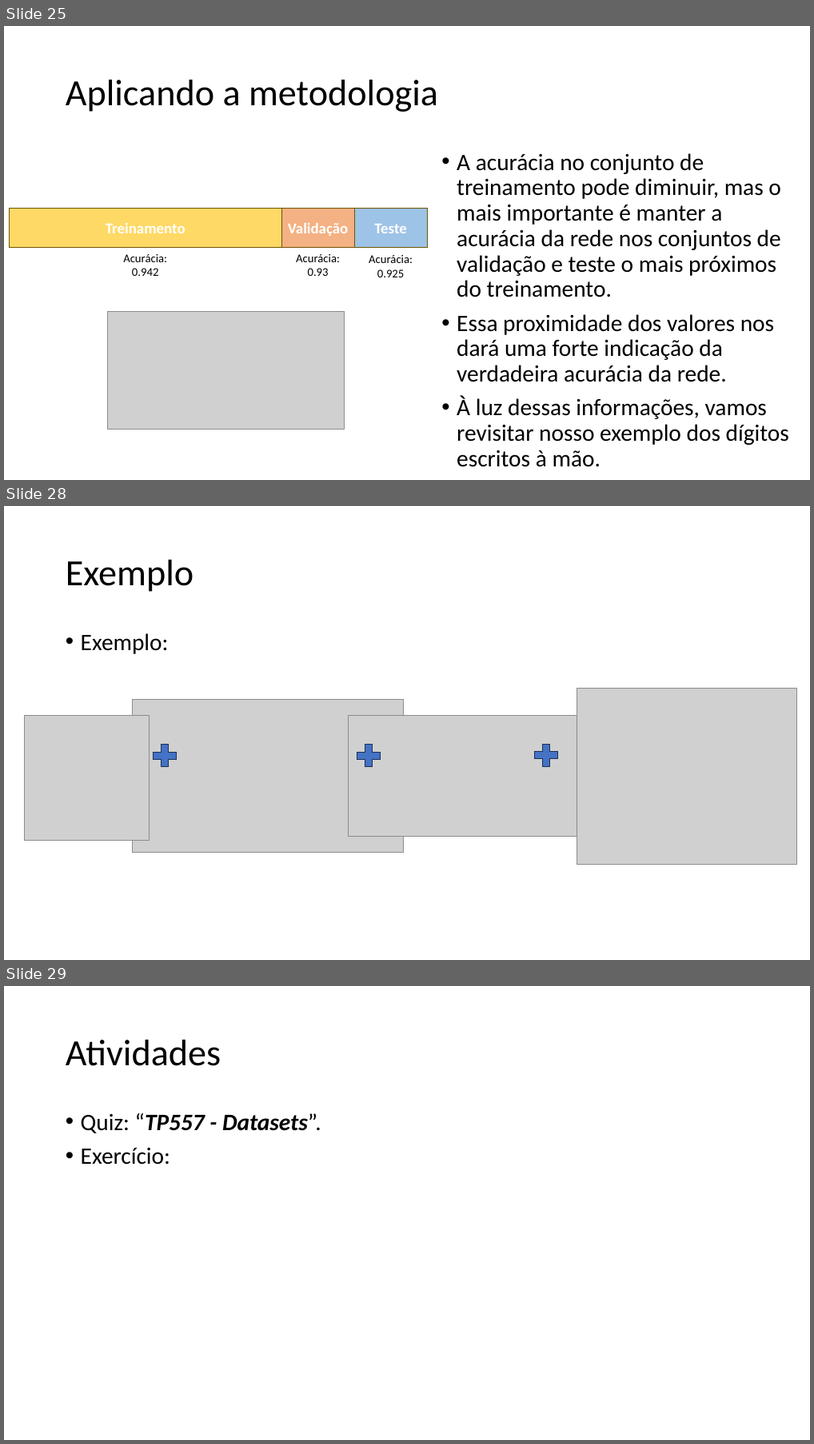
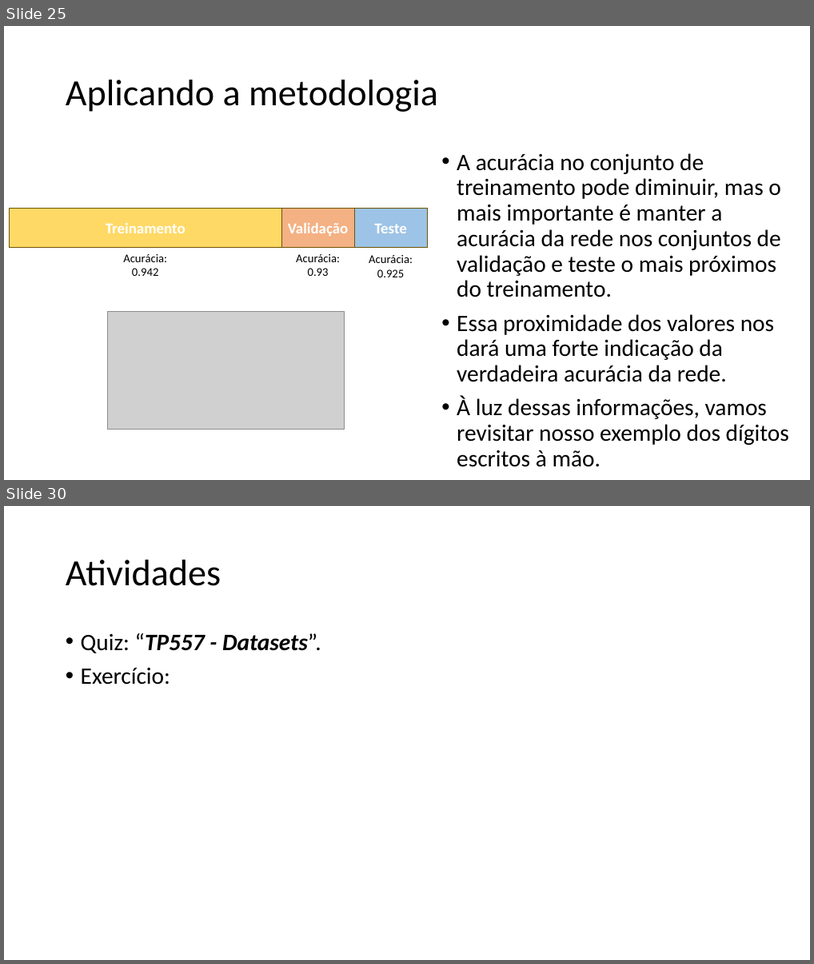
Before and after one commit to zz4fap/tp557-iot-ml, a slide deck: slides/TP557_10_Datasets.pptx. Shown one above the other, each under a label of ours: slides 25, 28 and 29 before the commit, slides 25 and 30 after it; the slides between them are not shown. The pictures are 814x1444 and 814x964 pixels, drawn with LibreOffice and Linux fonts; fonts in the diff are those of the drawing; grey boxes stand for pictures. Boxes give left, top, right and bottom in pixels: in the first picture for what was removed or moved away, otherwise in the second. Text is boxed around its words. In the diff, an @@ line names an element or a change of style, - is before the commit and + after.

```diff
--- a/slides/TP557_10_Datasets.pptx
+++ b/slides/TP557_10_Datasets.pptx
@@ slide 28 removed at [4, 506, 810, 960], background #FFFFFF @@
@@ title removed at [66, 560, 194, 592] @@
-Exemplo
@@ text removed at [81, 633, 169, 654] @@
-• Exemplo:
@@ picture removed at [578, 688, 798, 864] @@
@@ picture removed at [24, 716, 149, 840] @@
@@ picture removed at [132, 700, 403, 852] @@
@@ picture removed at [348, 716, 578, 836] @@
@@ plus sign removed at [149, 740, 180, 771] @@
@@ plus sign removed at [353, 740, 384, 771] @@
@@ plus sign removed at [531, 740, 562, 770] @@
@@ what was slide 29 is now slide 30 @@
```
Also in this commit, not shown: 1 slide changed, 3 slides added, 1 other slide removed, 1 other file.
